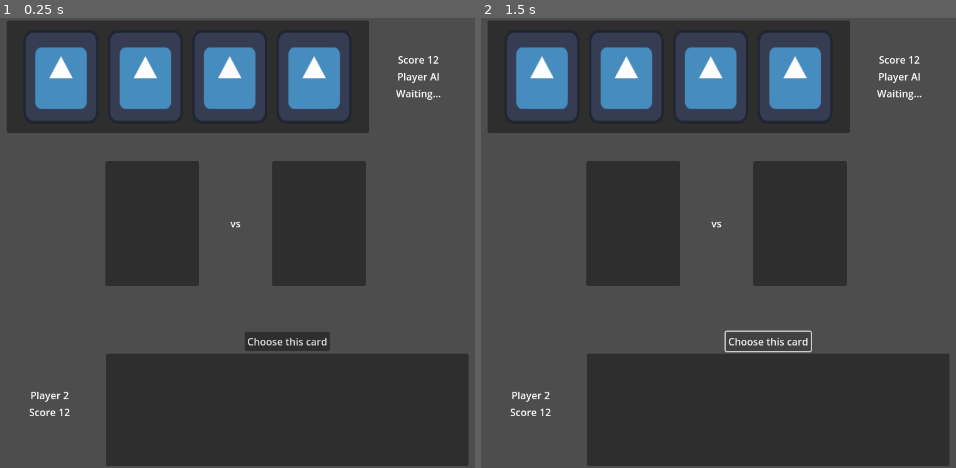
Above: before the commit, frames 1-2 (left to right).
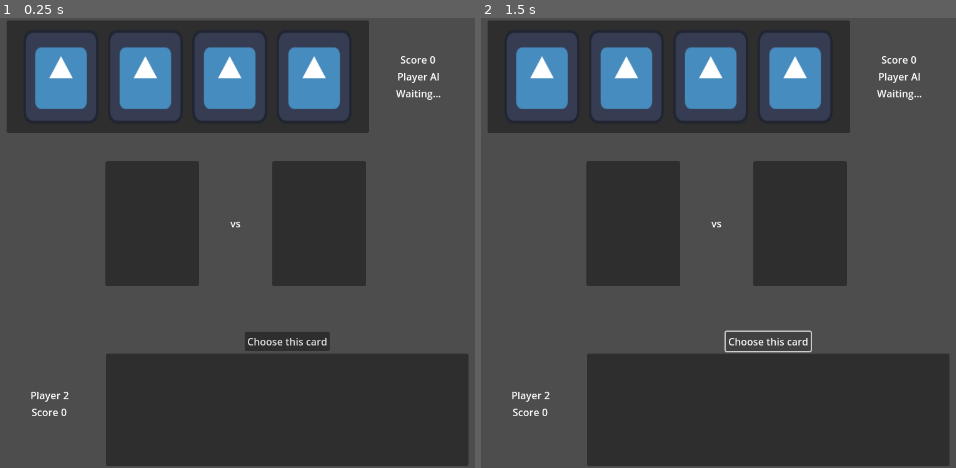
Above: after the commit, the same moments.

Repository: angrychill/TBP-projekt-karte
Game: Godot game, scene res://objects/game_session/game_session.tscn
Two runs of this game, one before a commit and one after it. Both use one fixed random seed, a clock stepped at 60 frames per second and the inputs below. This scene is started directly instead of the project's main scene. The engine's default icon, where the game draws it, is replaced by a stand-in: a white triangle on a blue panel in a dark square.
Inputs:
- Up to frame 1 (0.25 s): no input
- Up to frame 2 (1.5 s): click "Choose this card" at 0.5 s; click "Choose this card" at 1.25 s

The runs differ from the first frame. In frame 1, 0.2% of the frame differs, in the area x 6-93%, y 8-89%; in frame 2, 0.2%.
Error in both runs: Invalid access to property or key 'player_hand' on a base object of type 'Nil'. (res://objects/player/real_player.gd:16)

Commit message:
handled communication, UI debugging

Diff:
--- a/GodotInterface/globals/HTTP_Handler/http_handler.gd
+++ b/GodotInterface/globals/HTTP_Handler/http_handler.gd
@@ -101,7 +101,8 @@
 	pass
 
 func handle_session_finish(data_received: Dictionary):
-	print("session finished")
+	print("SESSION OVER")
+	print("winner ", data_received["winner"])
 	pass
 
 func handle_session_state_retrieval(data_received: Dictionary):
@@ -122,6 +123,8 @@
 	new_session_data.session_finished = data_received["finished"]
 	new_session_data.winner = data_received["session_winner"]
 
+	print("player 1 cards in hand: ", new_player_1_data.player_hand.size())
+	print("player 2 cards in hand: ", new_player_2_data.player_hand.size())
 	session_status_returned.emit(new_session_data)
 
 func handle_card_played(data_received : Dictionary):
--- a/GodotInterface/objects/game_handler/game_handler.gd
+++ b/GodotInterface/objects/game_handler/game_handler.gd
@@ -30,7 +30,7 @@
 	if session_in_progress == true:
 		print("session already in pogress, doing nothing")
 	else:
-		session_in_progress = false
+		session_in_progress = true
 		var new_session : GameSession = scenes[1].instantiate()
 		new_session.session_data = data
 		new_session.session_finished.connect(_on_session_finished)
--- a/GodotInterface/objects/game_session/game_session.gd
+++ b/GodotInterface/objects/game_session/game_session.gd
@@ -10,6 +10,7 @@
 @export var play_session_ui : UIPlaySession
 
 func _ready() -> void:
+	print("instantiating new game session")
 	ai_player.choice_made.connect(_on_ai_chose_card)
 	play_session_ui.player_chose_card.connect(_on_player_chose_card)
 
@@ -19,8 +20,6 @@
 	HTTPHandler.session_status_returned.connect(_on_session_status_returned)
 	HTTPHandler.round_finished.connect(_on_sesson_round_finished)
 
-	print("all connected!")
-
 	initialize_session()
 
 func initialize_session():
@@ -29,6 +28,7 @@
 	pass
 
 func _on_session_status_returned(data : SessionData):
+	print("updating session!")
 	update_session(data)
 
 func update_ai_status_waiting():
@@ -66,10 +66,26 @@
 	print("session info")
 	print(data)
 
+	# reset ui here
+	play_session_ui.set_up_player_hand(data.player_1_data.player_hand)
+
+	play_session_ui.enable_choice_button()
+	play_session_ui.other_player_score.text = str(data.player_2_data.player_score)
+	play_session_ui.player_score.text = str(data.player_1_data.player_score)
+
+
 func _on_sesson_round_finished(round_winner : int, player_1_points : int, player_2_points : int):
 	print("round winner ", round_winner)
 	print("player 1 points ", player_1_points)
 	print("player 2 points ", player_2_points)
 
-	# reset  the UI
-	await get_tree().create_timer(1).timeout
+	# some UI polish handling here
+	# like maybe show_winner and stuff
+
+	# call session update
+	play_session_ui.other_chosen_card_container.get_child(0).reparent(play_session_ui.other_player_hand_panel)
+	HTTPHandler.get_session_state(session_data.session_id)
+
+	# ui is reset whenever session update is called
+
+	#
--- a/GodotInterface/objects/ui/ui_play_session.gd
+++ b/GodotInterface/objects/ui/ui_play_session.gd
@@ -8,6 +8,7 @@
 @export var other_player_choice_status : Label
 @export var other_player_score : Label
 @export var other_player_hand_panel : Control
+@export var player_score : Label
 
 signal player_chose_card(data : CardData)
 
--- a/GodotInterface/objects/ui/ui_play_session.tscn
+++ b/GodotInterface/objects/ui/ui_play_session.tscn
@@ -9,7 +9,7 @@
 [sub_resource type="StyleBoxTexture" id="StyleBoxTexture_2segm"]
 texture = ExtResource("1_xg4e8")
 
-[node name="UIPlaySession" type="Control" node_paths=PackedStringArray("player_chosen_card_container", "other_chosen_card_container", "player_choice_button", "player_hand_panel", "other_player_choice_status", "other_player_score", "other_player_hand_panel")]
+[node name="UIPlaySession" type="Control" node_paths=PackedStringArray("player_chosen_card_container", "other_chosen_card_container", "player_choice_button", "player_hand_panel", "other_player_choice_status", "other_player_score", "other_player_hand_panel", "player_score")]
 layout_mode = 3
 anchors_preset = 15
 anchor_right = 1.0
@@ -24,6 +24,7 @@
 other_player_choice_status = NodePath("MarginContainer/VBoxContainer/OtherPlayer/OPlayerStatus/OPlayerStatus")
 other_player_score = NodePath("MarginContainer/VBoxContainer/OtherPlayer/OPlayerStatus/OPlayerScore/OPlayerScoreText")
 other_player_hand_panel = NodePath("MarginContainer/VBoxContainer/OtherPlayer/MarginContainer/OPlayerCardsPanel/MarginContainer/OPlayerCards")
+player_score = NodePath("MarginContainer/VBoxContainer/PlayingPlayer/PPlayerStatus/PPlayerScore/PPlayerScoreText")
 
 [node name="MarginContainer" type="MarginContainer" parent="."]
 layout_mode = 1
@@ -101,7 +102,7 @@
 
 [node name="OPlayerScoreText" type="Label" parent="MarginContainer/VBoxContainer/OtherPlayer/OPlayerStatus/OPlayerScore"]
 layout_mode = 2
-text = "12"
+text = "0"
 
 [node name="OPlayerName" type="Label" parent="MarginContainer/VBoxContainer/OtherPlayer/OPlayerStatus"]
 layout_mode = 2
@@ -170,7 +171,7 @@
 
 [node name="PPlayerScoreText" type="Label" parent="MarginContainer/VBoxContainer/PlayingPlayer/PPlayerStatus/PPlayerScore"]
 layout_mode = 2
-text = "12"
+text = "0"
 
 [node name="VBoxContainer" type="VBoxContainer" parent="MarginContainer/VBoxContainer/PlayingPlayer"]
 layout_mode = 2
@@ -214,5 +215,3 @@
 
 [node name="PanelContainer4" parent="MarginContainer/VBoxContainer/PlayingPlayer/VBoxContainer/MarginContainer/PPlayerCardsPanel/MarginContainer/Player2Cards" instance=ExtResource("2_2segm")]
 layout_mode = 2
-
-[connection signal="gui_input" from="MarginContainer/VBoxContainer/PlayingPlayer/VBoxContainer/MarginContainer/PPlayerCardsPanel/MarginContainer/Player2Cards/PanelContainer" to="MarginContainer/VBoxContainer/PlayingPlayer/VBoxContainer/MarginContainer/PPlayerCardsPanel/MarginContainer/Player2Cards/PanelContainer" method="_on_gui_input"]
Not shown, changed: DB/game_db.fs.lock
Not shown, changed: Game/Classes.py
Not shown, changed: Game/DBServer.py
